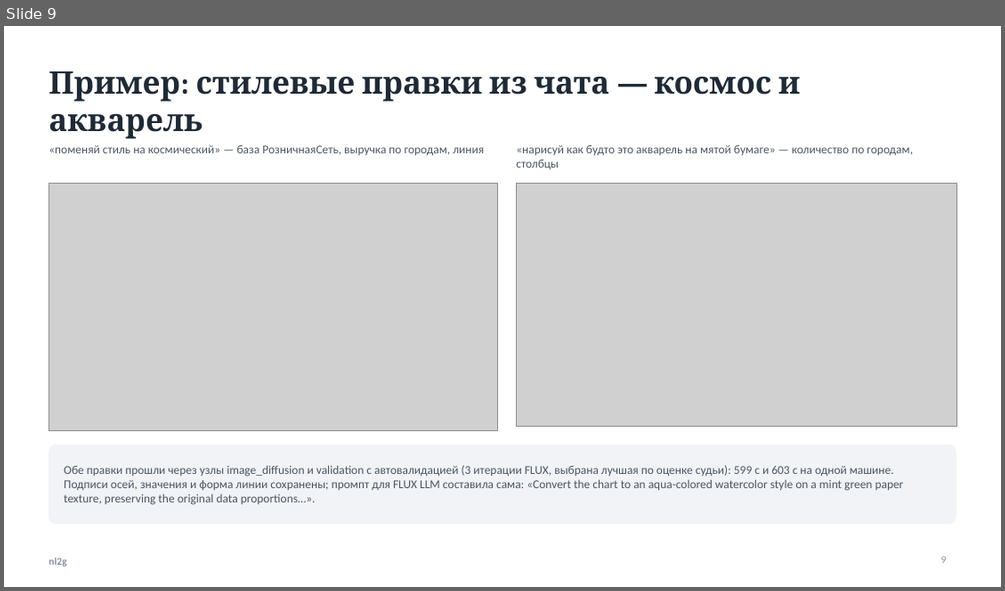
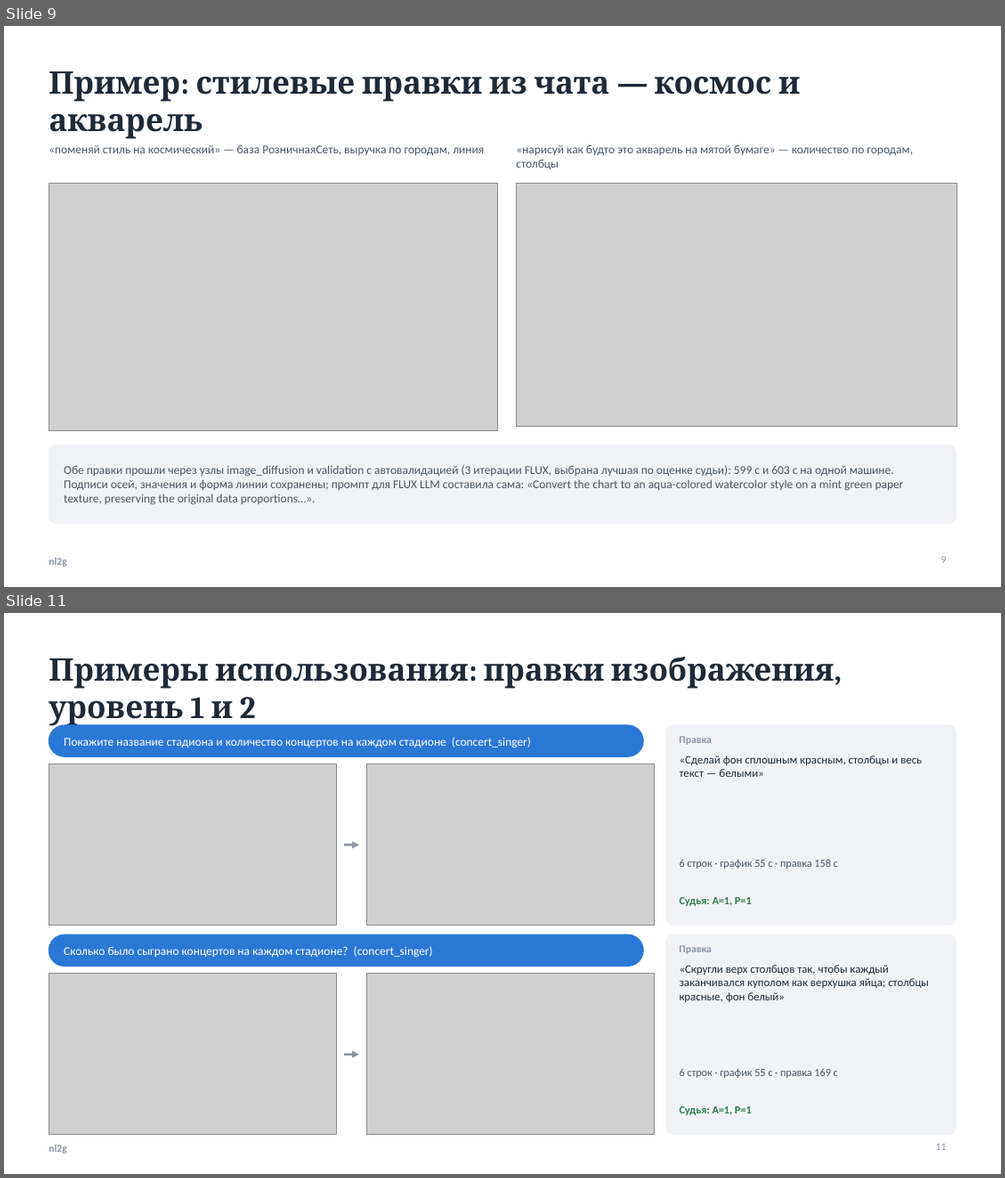
Before and after one commit to kocharyandr/nl2g, a slide deck: docs/ПРЕЗЕНТАЦИЯ_СЕРВИСА.pptx. Shown one above the other, each under a label of ours: slide 9 before the commit, slides 9 and 11 after it; the slides between them are not shown. The pictures are 1005x591 and 1005x1178 pixels, drawn with LibreOffice and Linux fonts; fonts in the diff are those of the drawing; grey boxes stand for pictures. Boxes give left, top, right and bottom in pixels: in the first picture for what was removed or moved away, otherwise in the second. Text is boxed around its words. In the diff, an @@ line names an element or a change of style, - is before the commit and + after.

```diff
--- a/docs/ПРЕЗЕНТАЦИЯ_СЕРВИСА.pptx
+++ b/docs/ПРЕЗЕНТАЦИЯ_СЕРВИСА.pptx
@@ slide 11 added at <box>4,613,1001,1174</box>, background #FFFFFF; not listed: 1 template element that a slide beside it also shows @@
@@ title added at <box>48,657,833,728</box>, 30 pt, text #1F2A37, bold @@
+Примеры использования: правки изображения, уровень 1 и 2
@@ rounded rectangle added at <box>48,725,643,756</box>, fill #2A78D6, outline #2A78D6 1 pt @@
@@ text added at <box>64,737,531,748</box>, 11.5 pt, text #FFFFFF @@
+Покажите название стадиона и количество концертов на каждом стадионе (concert_singer)
@@ rounded rectangle added at <box>666,725,956,925</box>, fill #F1F3F6, outline #F1F3F6 1 pt @@
@@ text added at <box>679,736,711,745</box>, 10 pt, text #8A94A6, bold @@
+Правка
@@ picture added at <box>48,764,337,925</box> @@
@@ picture added at <box>367,764,655,925</box> @@
@@ text added at <box>680,755,922,777</box>, 11 pt, text #1F2A37 @@
+«Сделай фон сплошным красным, столбцы и весь текст — белыми»
@@ arrow added from (344, 844) to (359, 844), #8A94A6 2.25 pt @@
@@ text added at <box>680,859,838,868</box>, 10.5 pt, text #4B5563 @@
+6 строк · график 55 с · правка 158 с
@@ text added at <box>680,897,752,906</box>, 10.5 pt, text #2E7D4F, bold @@
+Судья: A=1, P=1
@@ rounded rectangle added at <box>48,934,643,966</box>, fill #2A78D6, outline #2A78D6 1 pt @@
@@ text added at <box>64,946,433,957</box>, 11.5 pt, text #FFFFFF @@
+Сколько было сыграно концертов на каждом стадионе? (concert_singer)
@@ rounded rectangle added at <box>666,934,956,1135</box>, fill #F1F3F6, outline #F1F3F6 1 pt @@
@@ text added at <box>679,945,711,954</box>, 10 pt, text #8A94A6, bold @@
+Правка
@@ picture added at <box>48,973,337,1135</box> @@
@@ picture added at <box>367,973,655,1135</box> @@
@@ text added at <box>680,965,929,1002</box>, 11 pt, text #1F2A37 @@
+«Скругли верх столбцов так, чтобы каждый заканчивался куполом как верхушка яйца; столбцы красные, фон белый»
@@ arrow added from (344, 1054) to (359, 1054), #8A94A6 2.25 pt @@
@@ text added at <box>680,1069,838,1078</box>, 10.5 pt, text #4B5563 @@
+6 строк · график 55 с · правка 169 с
@@ text added at <box>680,1106,752,1115</box>, 10.5 pt, text #2E7D4F, bold @@
+Судья: A=1, P=1
@@ page number added at <box>936,1143,947,1150</box>, 10 pt, text #8A94A6 @@
+11
```
Also in this commit, not shown: 3 other slides added, 1 other file.
